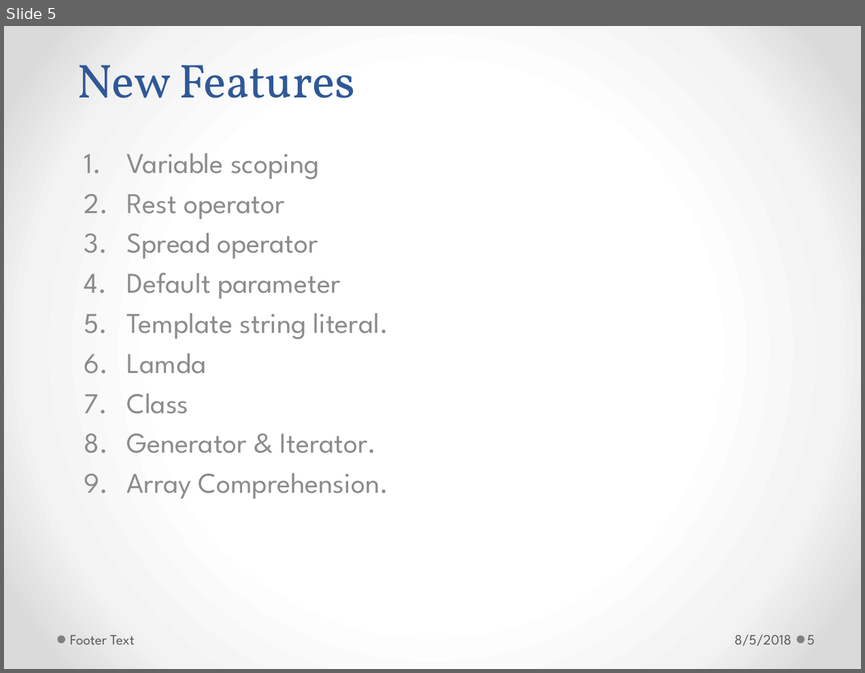
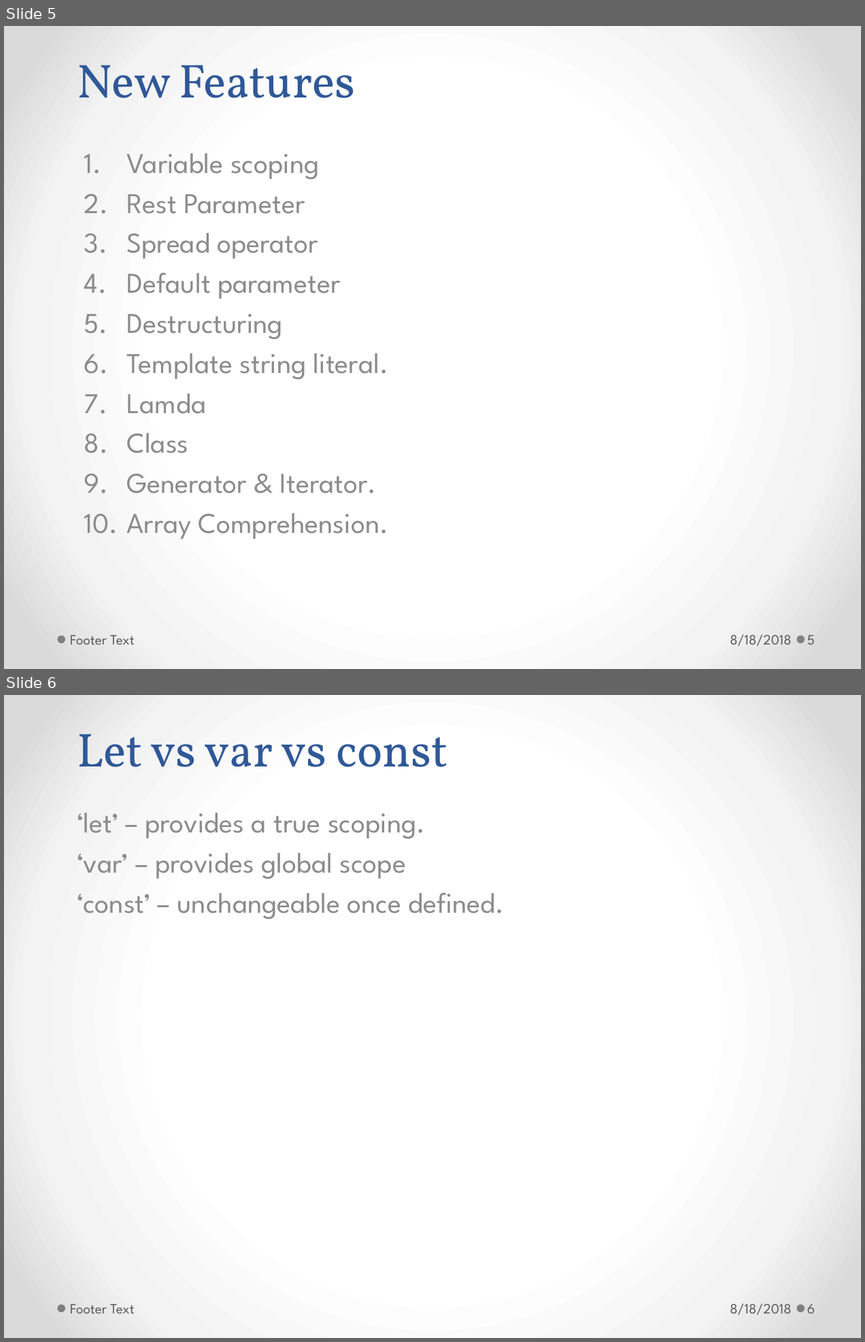
Before and after one commit to h-t-tran/brown, a slide deck: es6/es6.pptx. Shown one above the other, each under a label of ours: slide 5 before the commit, slides 5 and 6 after it. The pictures are 865x673 and 865x1342 pixels, drawn with LibreOffice and Linux fonts; fonts in the diff are those of the drawing. Boxes give left, top, right and bottom in pixels: in the first picture for what was removed or moved away, otherwise in the second. Text is boxed around its words. In the diff, an @@ line names an element or a change of style, - is before the commit and + after.

Commit message:
Destructuring

```diff
--- a/es6/es6.pptx
+++ b/es6/es6.pptx
@@ slide 6 added at (4,695,861,1338), background gradient #FFFFFF to #F4F4F4 to #DADADA; not listed: 2 template elements that a slide beside it also shows @@
@@ title added at (77,734,448,767), 40 pt, text #2F5897 @@
+Let vs var vs const
@@ subtitle added at (77,813,504,919), 24 pt, text #8C8C8C @@
+‘let’ – provides a true scoping.
+‘var’ – provides global scope
+‘const’ – unchangeable once defined.
@@ text added at (70,1304,135,1313), 12 pt, text #595959 @@
+Footer Text
@@ text added at (730,1303,791,1314), 12 pt, text #595959 @@
+8/18/2018
@@ page number added at (807,1304,815,1313), 12 pt, text #595959 @@
+6
@@ slide 5 changed as well @@
@@ subtitle at (127,194,305,214): text changed @@
-2. Rest operator
+2. Rest Parameter
@@ subtitle at (127,314,283,339): paragraph added @@
+5. Destructuring
@@ text at (730,634,791,645): text changed @@
-8/5/2018
+8/18/2018
```
Also in this commit, not shown: 5 other slides changed, 3 other slides added, 5 other files.
